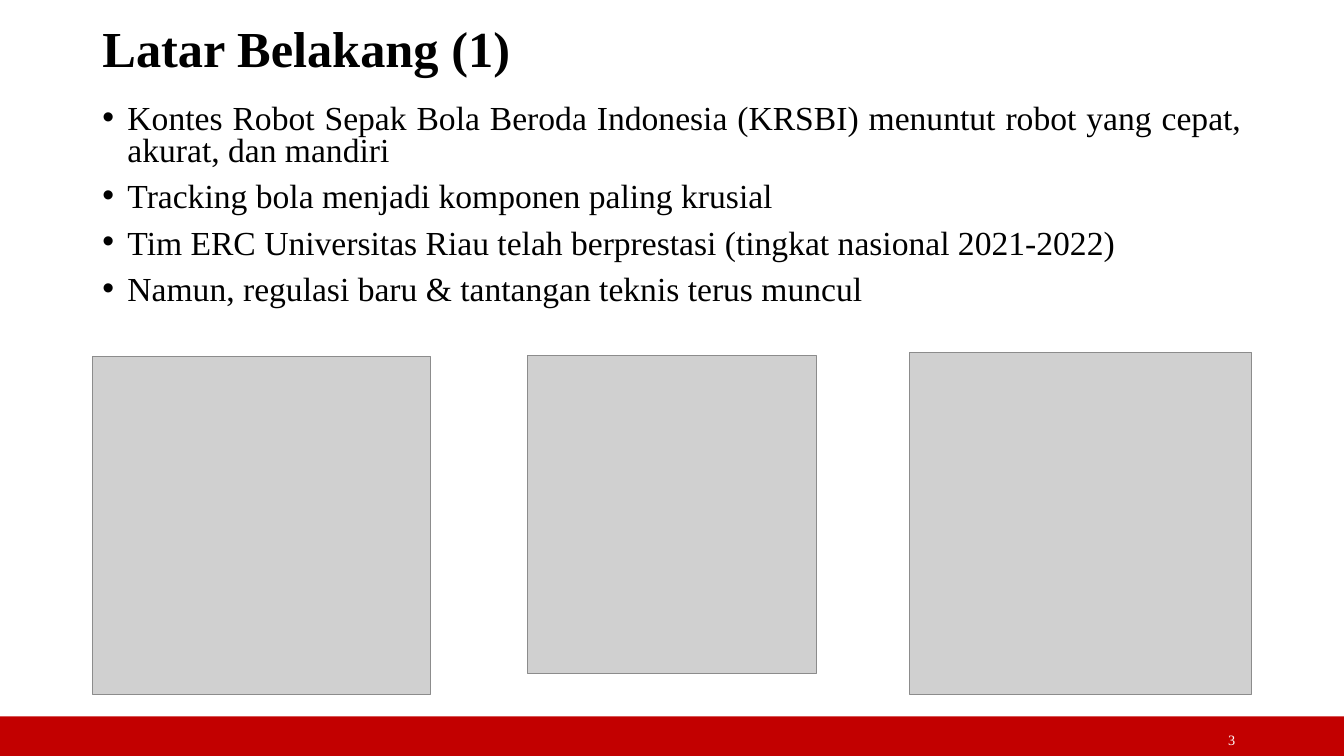
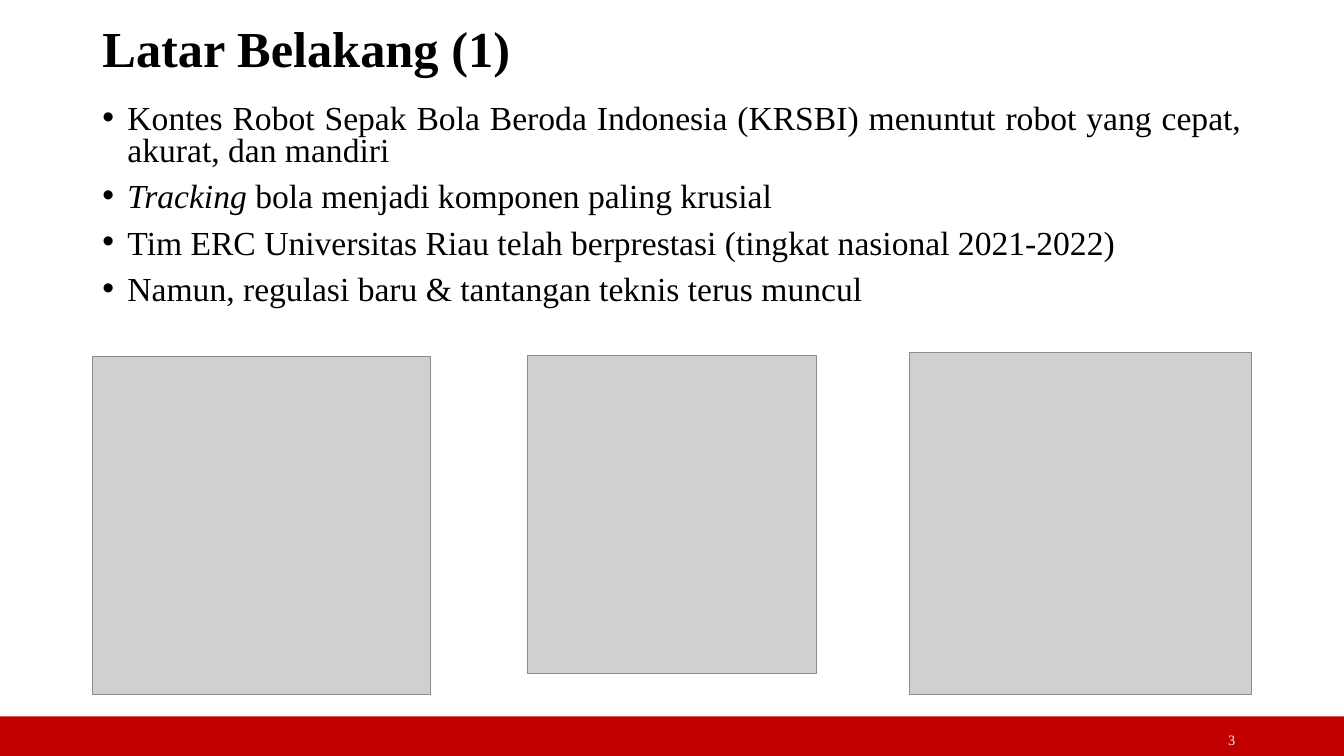
Before and after one commit to freack21/myTA, a slide deck: slide 3 of laporan/slide_semhas.ppt. Drawn at 1344x756 pixels with LibreOffice and Linux fonts; fonts in the diff are those of the drawing; grey boxes stand for pictures. Boxes give left, top, right and bottom in pixels: in the first picture for what was removed or moved away, otherwise in the second. Text is boxed around its words. In the diff, an @@ line names an element or a change of style, - is before the commit and + after.

```diff
--- a/laporan/slide_semhas.ppt
+++ b/laporan/slide_semhas.ppt
@@ text at (127,184,771,215): italic on in "Tracking" @@
```
Also in this commit, not shown: 4 other slides changed, 4 slides added, 2 other files.
